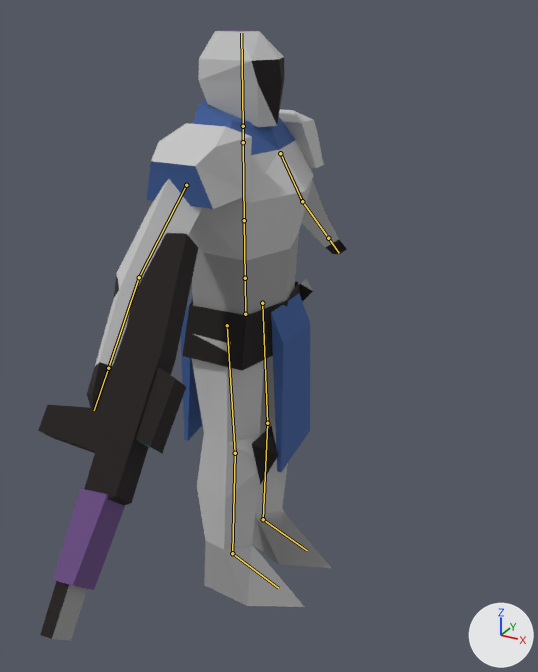
The Blender file art/models/units/sardaukar.corrino.blend: old version first, new version second.
Camera for both pictures: a 50 mm camera at (0.51, -0.858, 0.848) aimed at (0.08, -0.077, 0.458). Every picture has the same lights, and +X, +Y and +Z are marked at lower right. The older version comes first. The bones that bend it are drawn over the model as lines.

In view in the first picture: 'armor1', 'body', 'weapons0', 'weapons1'.
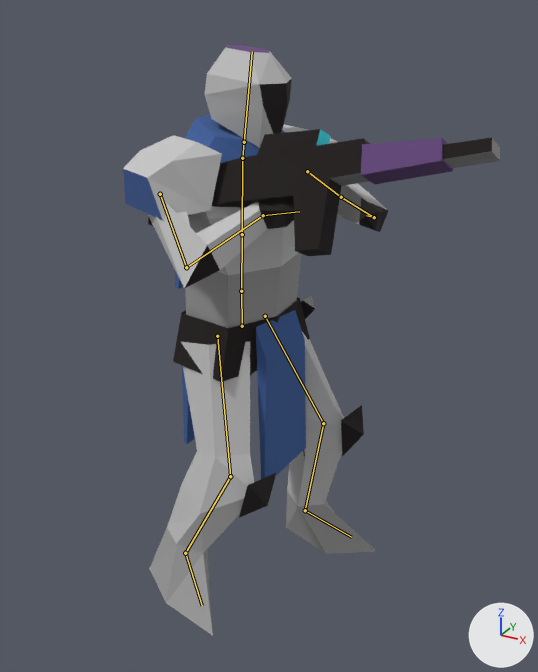
The newer file adds an action. The first version stands in its rest pose; the second is drawn at frame 2 of the action 'shoot'.

Pixel boxes [x1, y1, x2, y2] of what changed, in the pictures (538 x 672 px):
'body', posed (7% narrower): before [87, 30, 347, 607]; after [148, 45, 389, 636]
'weapons0', posed (119% wider, 71% shorter): before [38, 233, 198, 641]; after [148, 138, 500, 256]
'armor1', posed (35% wider): before [146, 109, 324, 484]; after [123, 125, 364, 517]
'weapons1', posed (47% wider, 75% shorter): before [53, 367, 186, 590]; after [257, 129, 453, 184]
bone 'hips', root to tip: before (245, 314) to (245, 278); after (242, 326) to (241, 291)
bone 'spine', root to tip: before (245, 278) to (244, 220); after (241, 291) to (242, 234)
bone 'chest', root to tip: before (244, 220) to (243, 142); after (242, 234) to (242, 158)
bone 'neck', root to tip: before (243, 142) to (243, 126); after (242, 158) to (244, 142)
bone 'head', root to tip: before (243, 126) to (241, 33); after (244, 142) to (252, 51)
bone 'upper_arm.L', root to tip: before (280, 153) to (302, 201); after (307, 171) to (341, 197)
bone 'forearm.L', root to tip: before (302, 201) to (328, 238); after (341, 197) to (374, 217)
bone 'hand.L', root to tip: before (328, 238) to (339, 253); after (374, 217) to (366, 215)
bone 'upper_arm.R', root to tip: before (186, 185) to (139, 277); after (160, 194) to (186, 267)
bone 'forearm.R', root to tip: before (139, 277) to (108, 368); after (186, 267) to (263, 215)
bone 'hand.R', root to tip: before (108, 368) to (94, 410); after (263, 215) to (299, 211)
bone 'thigh.L', root to tip: before (262, 303) to (267, 423); after (265, 316) to (323, 423)
bone 'shin.L', root to tip: before (267, 423) to (263, 519); after (323, 423) to (305, 510)
bone 'foot.L', root to tip: before (263, 519) to (307, 550); after (305, 510) to (351, 537)
bone 'thigh.R', root to tip: before (227, 325) to (235, 453); after (217, 336) to (230, 476)
bone 'shin.R', root to tip: before (235, 453) to (232, 553); after (230, 476) to (185, 553)
bone 'foot.R', root to tip: before (232, 553) to (278, 588); after (185, 553) to (202, 605)

The change, as a diff of the scene's bpy script:
```diff
--- a/art/models/units/sardaukar.corrino.blend.py
+++ b/art/models/units/sardaukar.corrino.blend.py
@@ bone_hips @@
 bone_hips = bpy.data.objects['rig'].pose.bones['hips']
-bone_hips.location = (0.0, 0.0, 0.0)
-bone_hips.rotation_euler = (0.0, 0.0, 0.0)  # degrees (0, 0, 0)
+bone_hips.location = (-0.006, -0.02, 0.0)
+bone_hips.rotation_euler = (0.0, -0.227, 0.0)  # degrees (0, -13, 0)
@@ bone_spine @@
 bone_spine = bpy.data.objects['rig'].pose.bones['spine']  # child of 'hips'
-bone_spine.rotation_euler = (0.0, 0.0, 0.0)  # degrees (0, 0, 0)
+bone_spine.rotation_euler = (0.0, 0.0, -0.0349)  # degrees (0, 0, -2)
@@ bone_chest @@
 bone_chest = bpy.data.objects['rig'].pose.bones['chest']  # child of 'spine'
-bone_chest.rotation_euler = (0.0, 0.0, 0.0)  # degrees (0, 0, 0)
+bone_chest.rotation_euler = (0.0, -0.192, 0.0)  # degrees (0, -11, 0)
@@ bone_neck @@
 bone_neck = bpy.data.objects['rig'].pose.bones['neck']  # child of 'chest'
-bone_neck.rotation_euler = (0.0, 0.0, 0.0)  # degrees (0, 0, 0)
+bone_neck.rotation_euler = (-0.0873, 0.209, -0.105)  # degrees (-5, 12, -6)
@@ bone_head @@
 bone_head = bpy.data.objects['rig'].pose.bones['head']  # child of 'neck'
-bone_head.rotation_euler = (0.0, 0.0, 0.0)  # degrees (0, 0, 0)
+bone_head.rotation_euler = (0.0524, 0.209, 0.0175)  # degrees (3, 12, 1)
@@ bone_upper_arm_l @@
 bone_upper_arm_l = bpy.data.objects['rig'].pose.bones['upper_arm.L']  # child of 'chest'
-bone_upper_arm_l.rotation_euler = (0.0, 0.0, 0.0)  # degrees (0, 0, 0)
+bone_upper_arm_l.rotation_euler = (-0.332, -0.384, -1.728)  # degrees (-19, -22, -99)
@@ bone_forearm_l @@
 bone_forearm_l = bpy.data.objects['rig'].pose.bones['forearm.L']  # child of 'upper_arm.L'
-bone_forearm_l.rotation_euler = (0.0, 0.0, 0.0)  # degrees (0, 0, 0)
+bone_forearm_l.rotation_euler = (-0.0175, 0.0, 0.0873)  # degrees (-1, 0, 5)
@@ bone_hand_l @@
 bone_hand_l = bpy.data.objects['rig'].pose.bones['hand.L']  # child of 'forearm.L'
-bone_hand_l.rotation_euler = (0.0, 0.0, 0.0)  # degrees (0, 0, 0)
+bone_hand_l.rotation_euler = (-0.332, -0.0873, -0.489)  # degrees (-19, -5, -28)
@@ bone_upper_arm_r @@
 bone_upper_arm_r = bpy.data.objects['rig'].pose.bones['upper_arm.R']  # child of 'chest'
-bone_upper_arm_r.rotation_euler = (0.0, 0.0, 0.0)  # degrees (0, 0, 0)
+bone_upper_arm_r.rotation_euler = (0.0175, 0.0, -1.117)  # degrees (1, 0, -64)
@@ bone_forearm_r @@
 bone_forearm_r = bpy.data.objects['rig'].pose.bones['forearm.R']  # child of 'upper_arm.R'
-bone_forearm_r.rotation_euler = (0.0, 0.0, 0.0)  # degrees (0, 0, 0)
+bone_forearm_r.rotation_euler = (0.96, 0.611, -1.117)  # degrees (55, 35, -64)
@@ bone_hand_r @@
 bone_hand_r = bpy.data.objects['rig'].pose.bones['hand.R']  # child of 'forearm.R'
-bone_hand_r.rotation_euler = (0.0, 0.0, 0.0)  # degrees (0, 0, 0)
+bone_hand_r.rotation_euler = (-0.82, 0.175, 0.489)  # degrees (-47, 10, 28)
@@ bone_thigh_l @@
 bone_thigh_l = bpy.data.objects['rig'].pose.bones['thigh.L']  # child of 'hips'
-bone_thigh_l.rotation_euler = (0.0, 0.0, 0.0)  # degrees (0, 0, 0)
+bone_thigh_l.rotation_euler = (0.297, 0.0524, -0.314)  # degrees (17, 3, -18)
@@ bone_shin_l @@
 bone_shin_l = bpy.data.objects['rig'].pose.bones['shin.L']  # child of 'thigh.L'
-bone_shin_l.rotation_euler = (0.0, 0.0, 0.0)  # degrees (0, 0, 0)
+bone_shin_l.rotation_euler = (-0.227, 0.0524, 0.489)  # degrees (-13, 3, 28)
@@ bone_foot_l @@
 bone_foot_l = bpy.data.objects['rig'].pose.bones['foot.L']  # child of 'shin.L'
-bone_foot_l.rotation_euler = (0.0, 0.0, 0.0)  # degrees (0, 0, 0)
+bone_foot_l.rotation_euler = (0.209, -0.0175, 0.227)  # degrees (12, -1, 13)
@@ bone_thigh_r @@
 bone_thigh_r = bpy.data.objects['rig'].pose.bones['thigh.R']  # child of 'hips'
-bone_thigh_r.rotation_euler = (0.0, 0.0, 0.0)  # degrees (0, 0, 0)
+bone_thigh_r.rotation_euler = (-0.157, -0.0175, -0.227)  # degrees (-9, -1, -13)
@@ bone_shin_r @@
 bone_shin_r = bpy.data.objects['rig'].pose.bones['shin.R']  # child of 'thigh.R'
-bone_shin_r.rotation_euler = (0.0, 0.0, 0.0)  # degrees (0, 0, 0)
+bone_shin_r.rotation_euler = (0.0524, -0.0175, 0.628)  # degrees (3, -1, 36)
@@ bone_foot_r @@
 bone_foot_r = bpy.data.objects['rig'].pose.bones['foot.R']  # child of 'shin.R'
-bone_foot_r.rotation_euler = (0.0, 0.0, 0.0)  # degrees (0, 0, 0)
+bone_foot_r.rotation_euler = (0.157, 0.0349, -0.419)  # degrees (9, 2, -24)
```
